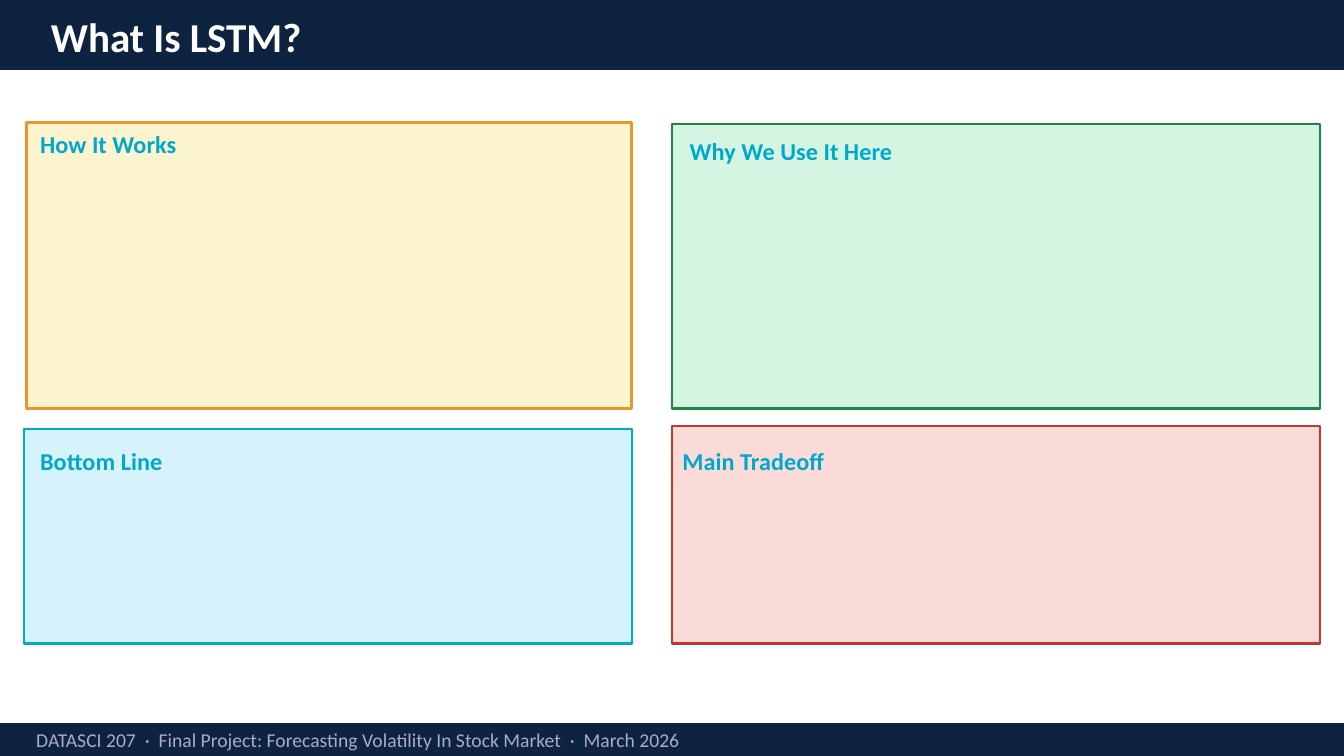
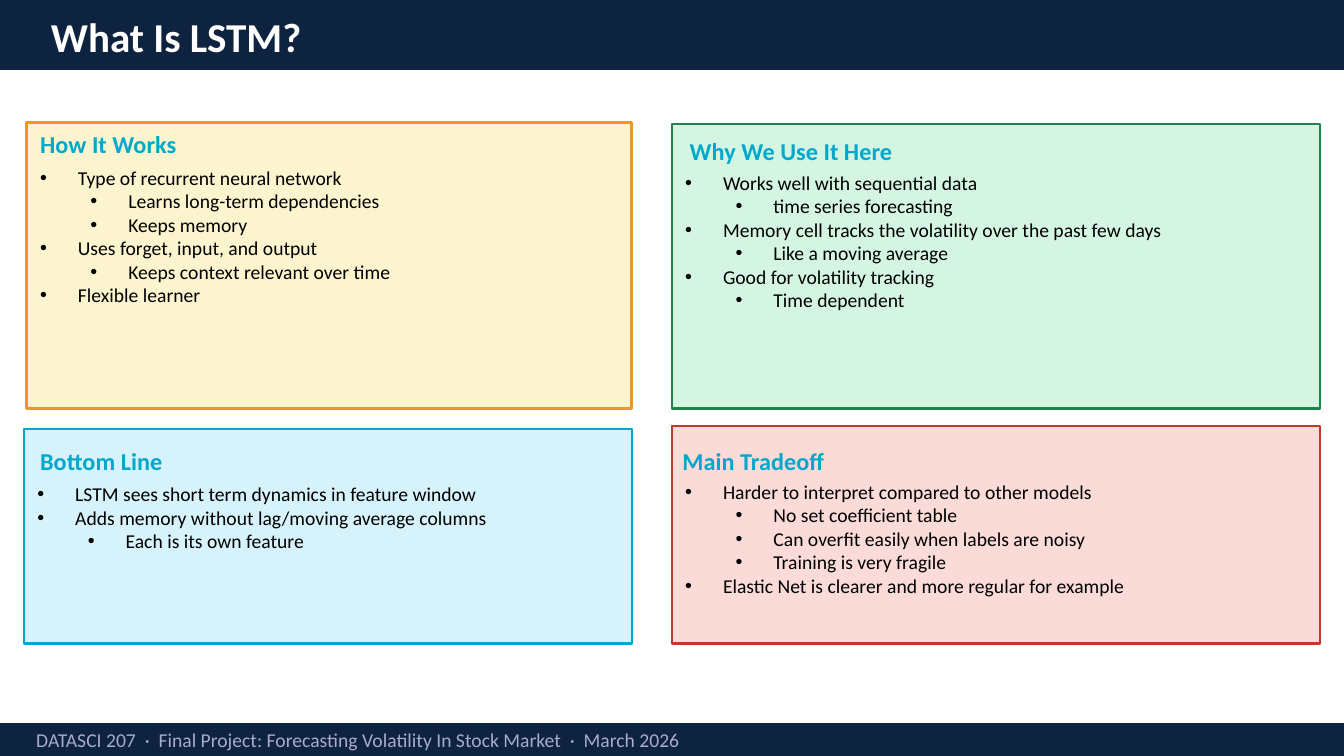
Before and after one commit to geniuscare247/Greed-and-Fear, a slide deck: slide 11 of slides/Forecasting Volatility In Stock Market V2.pptx. Drawn at 1344x756 pixels with LibreOffice and Linux fonts; fonts in the diff are those of the drawing. Boxes give left, top, right and bottom in pixels: in the first picture for what was removed or moved away, otherwise in the second. Text is boxed around its words. In the diff, an @@ line names an element or a change of style, - is before the commit and + after.

```diff
--- a/slides/Forecasting Volatility In Stock Market V2.pptx
+++ b/slides/Forecasting Volatility In Stock Market V2.pptx
@@ text in rectangle at box(78, 171, 390, 302): paragraphs added @@
+• Type of recurrent neural network
+  • Learns long-term dependencies
+  • Keeps memory
+• Uses forget, input, and output
+  • Keeps context relevant over time
+• Flexible learner
@@ text in rectangle at box(723, 176, 1161, 310): text added @@
+• Works well with sequential data
+  • time series forecasting
+• Memory cell tracks the volatility over the past few days
+  • Like a moving average
+• Good for volatility tracking
+  • Time dependent
@@ text in rectangle at box(75, 487, 486, 548): text added @@
+• LSTM sees short term dynamics in feature window
+• Adds memory without lag/moving average columns
+  • Each is its own feature
@@ text in rectangle at box(723, 485, 1124, 597): text added @@
+• Harder to interpret compared to other models
+  • No set coefficient table
+  • Can overfit easily when labels are noisy
+  • Training is very fragile
+• Elastic Net is clearer and more regular for example
```
Also in this commit, not shown: 5 other slides changed.
